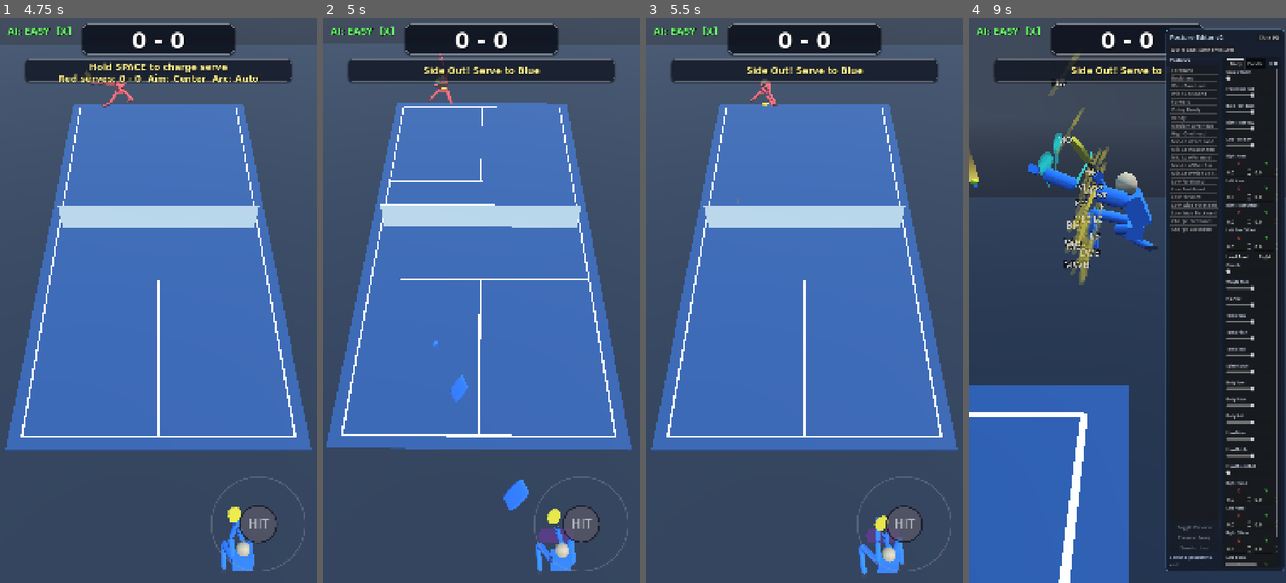
Above: before the commit, frames 1-4 (left to right).
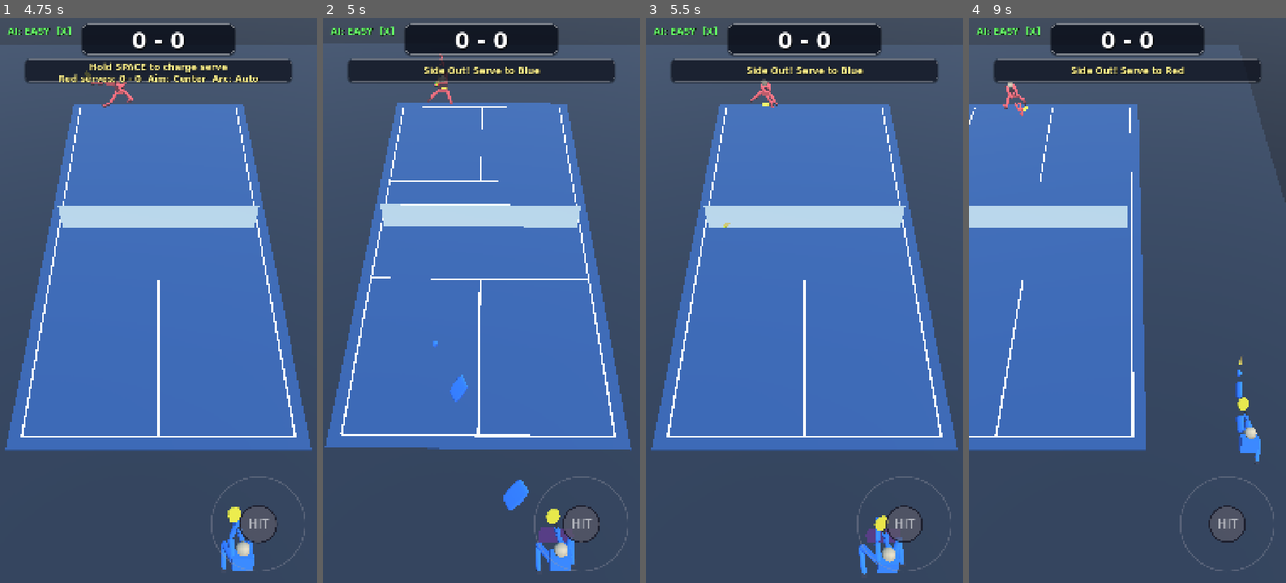
Above: after the commit, the same moments.

Repository: pyroboy/pickleball-godot
Game: Godot game, scene res://scenes/game.tscn
Two runs of this game, one before a commit and one after it. Both use one fixed random seed, a clock stepped at 60 frames per second and the inputs below.
Inputs (mouse positions are in pixels of both pictures, inside the frame that each line leads up to):
- Up to frame 1 (4.75 s): tap Enter at 0.5 s; move the mouse to (142, 413) at 0.52 s; hold W (move_up) 0.53-1.25 s; hold T 0.53-1.25 s; click (142, 413) at 0.67 s; tap Space (ui_accept) at 0.77, 1.07, 3.77, 4.07 s; drag from (253, 385) to (142, 413) at 1.27 s; move the mouse to (63, 215) at 2.02 s; hold A (move_left) 2.03-2.75 s; tap 7 at 2.1 s; drag from (174, 300) to (63, 215) at 2.77 s; move the mouse to (110, 159) at 3.52 s; hold S (move_down) 3.53-4.25 s; tap Y at 3.6 s; tap Escape at 4.15 s; click "Resume" at 4.25 s
- Up to frame 2 (5 s): no input
- Up to frame 3 (5.5 s): drag from (874, 272) to (756, 159) at 5.02 s
- Up to frame 4 (9 s): move the mouse to (1064, 328) at 5.77 s; hold W (move_up) 5.78-6.5 s; tap I at 5.85 s; click (1064, 328) at 5.92 s; drag from (1159, 176) to (1064, 328) at 6.52 s; move the mouse to (1111, 413) at 7.27 s; hold D (move_right) 7.28-8 s; hold O 7.28-8 s; tap Space (ui_accept) at 7.52, 7.82 s; drag from (1222, 385) to (1111, 413) at 8.02 s; move the mouse to (1032, 215) at 8.77 s; hold S (move_down) from 8.78 s (still down); hold E from 8.78 s (still down)

Frame 1 is identical in both runs. In frame 2, 0.8% of the frame differs, in the area x 0-98%, y 6-98%; in frame 3, less than 0.1%; in frame 4, 76%, in the area x 0-100%, y 1-100%.
Error after the commit: Parse Error: Static function "remove_resource()" not found in base "GDScriptNativeClass". (res://scripts/posture_editor_v2.gd:568)

Commit message:
fix: bypass Godot resource cache on load, auto-reload after save
- posture_library.gd: use ResourceLoader.load with CACHE_MODE_REPLACE in
  _load_from_disk() to force fresh reads from disk, bypassing shared
  editor/game cache that was returning stale data after save.
- posture_library.gd: add load diagnostics (count from disk vs defaults).
- posture_editor_v2.gd: after successful save, clear cache via
  ResourceLoader.remove_resource() and auto-reload library so changes
  are visible immediately without restarting.
- posture_editor_v2.gd: same cache clear + reload for fallback path.

Diff:
--- a/scripts/player_ai_brain.gd
+++ b/scripts/player_ai_brain.gd
@@ -755,6 +755,13 @@
 	var paddle_pos: Vector3 = _player.global_position + _player._get_posture_offset_for(_player.ai_desired_posture)
 	var speed_factor: float = _game_node.compute_sweet_spot_speed(body.global_position, paddle_pos, shot_velocity)
 	shot_velocity = shot_velocity * speed_factor
+	# Compensate for drag losses the solver doesn't fully recover in 6 iterations
+	var ai_power_boost: float = 1.0
+	match ai_difficulty:
+		0: ai_power_boost = 1.12
+		1: ai_power_boost = 1.08
+		2: ai_power_boost = 1.04
+	shot_velocity *= ai_power_boost
 	body.linear_velocity = shot_velocity
 	# Step 2 spin coupling — AI inherits the same shot_type → ω model as human.
 	var _ai_shot_spin: Vector3 = _game_node.compute_shot_spin("", shot_velocity, charge, 1, _player.paddle_posture)
--- a/scripts/posture_editor_v2.gd
+++ b/scripts/posture_editor_v2.gd
@@ -563,6 +563,22 @@
 		_current_def.resource_path = path
 		_status_label.text = "Saved: %s" % filename
 		print("[EDITOR V2 SAVE] SUCCESS: ", path)
+		# Clear Godot's resource cache so the next load reads from disk, not stale memory
+		if ResourceLoader.has_cached(path):
+			ResourceLoader.remove_resource(path)
+			print("[EDITOR V2 SAVE] cleared cache for ", path)
+		# Auto-reload library so editor sees saved values immediately without restart
+		print("[EDITOR V2 SAVE] reloading library from disk...")
+		_library.load_or_default()
+		# Re-select current posture so UI reflects freshly loaded definition
+		var reselected_def = _library.get_def(_current_def.posture_id) if not _is_base_pose_mode else _base_pose_library.get_def(_current_def.base_pose_id)
+		if reselected_def != null:
+			_current_def = reselected_def
+			_body_tab.set_definition(_current_def)
+			_paddle_tab.set_definition(_current_def)
+			_charge_tab.set_definition(_current_def)
+			_ft_tab.set_definition(_current_def)
+			print("[EDITOR V2 SAVE] re-selected definition after reload")
 		return
 
 	# Attempt 2: fallback to user:// so the user at least has the file
@@ -578,6 +594,9 @@
 		_status_label.text = "Saved to fallback: %s" % fallback_path
 		print("[EDITOR V2 SAVE] FALLBACK SUCCESS: ", fallback_path)
 		push_warning("PostureEditorV2: saved to fallback %s because res:// failed (error %d)" % [fallback_path, err])
+		if ResourceLoader.has_cached(fallback_path):
+			ResourceLoader.remove_resource(fallback_path)
+		_library.load_or_default()
 	else:
 		_status_label.text = "Save failed: error %d — %s" % [err, error_string(err)]
 		push_warning("PostureEditorV2: failed to save %s (error %d) and fallback %s (error %d)" % [path, err, fallback_path, err2])
--- a/scripts/posture_library.gd
+++ b/scripts/posture_library.gd
@@ -40,10 +40,12 @@
 	definitions.clear()
 	_by_id.clear()
 	_build_defaults()  # Always start with full defaults
+	var disk_count := 0
 	if DirAccess.dir_exists_absolute(ProjectSettings.globalize_path(DATA_DIR)):
-		_load_from_disk()  # Overlay saved files on top
+		disk_count = _load_from_disk()  # Overlay saved files on top
 	for d in definitions:
 		_by_id[d.posture_id] = d
+	print("[POSTURE_LIBRARY] loaded %d from disk, %d from defaults" % [disk_count, definitions.size() - disk_count])
 
 
 func get_def(posture_id: int):
@@ -58,27 +60,39 @@
 	return definitions
 
 
-func _load_from_disk() -> void:
+func _load_from_disk() -> int:
+	var loaded_count := 0
 	var dir := DirAccess.open(DATA_DIR)
 	if dir == null:
-		return
+		print("[POSTURE_LIBRARY] _load_from_disk: DirAccess.open failed for ", DATA_DIR)
+		return loaded_count
 	dir.list_dir_begin()
 	var f: String = dir.get_next()
 	while f != "":
 		if not dir.current_is_dir() and f.ends_with(".tres"):
-			var res: Resource = load(DATA_DIR + f)
+			var full_path := DATA_DIR + f
+			# Force reload from disk to bypass Godot's shared editor/game cache
+			var res: Resource = ResourceLoader.load(full_path, "", ResourceLoader.CACHE_MODE_REPLACE)
 			if res != null:
+				var pid: int = -1
+				if res.has_method("get"):
+					pid = res.get("posture_id")
+				print("[POSTURE_LIBRARY] loaded from disk: ", full_path, " posture_id=", pid)
 				# Replace existing default if present, otherwise append
 				var replaced := false
 				for i in range(definitions.size()):
-					if definitions[i].posture_id == res.posture_id:
+					if definitions[i].posture_id == pid:
 						definitions[i] = res
 						replaced = true
 						break
 				if not replaced:
 					definitions.append(res)
+				loaded_count += 1
+			else:
+				push_warning("PostureLibrary: failed to load " + full_path)
 		f = dir.get_next()
 	dir.list_dir_end()
+	return loaded_count
 
 
 ## Source-of-truth extraction of every hardcoded posture value.
--- a/scripts/shot_physics.gd
+++ b/scripts/shot_physics.gd
@@ -38,15 +38,15 @@
 		var d_max_far: float = 6.0
 		match ai_difficulty:
 			0:  # EASY
-				ai_speed_scale = 0.80
-				d_min_near = 1.5; d_max_near = 3.0
-				d_min_far = 2.5; d_max_far = 4.5
+				ai_speed_scale = 0.95
+				d_min_near = 2.5; d_max_near = 4.0
+				d_min_far = 3.5; d_max_far = 5.5
 			1:  # MEDIUM
-				ai_speed_scale = 0.85
-				d_min_near = 2.5; d_max_near = 3.8
-				d_min_far = 3.5; d_max_far = 5.0
+				ai_speed_scale = 0.98
+				d_min_near = 3.0; d_max_near = 4.5
+				d_min_far = 4.5; d_max_far = 6.0
 			_:  # HARD
-				ai_speed_scale = 1.0
+				ai_speed_scale = 1.05
 		target_speed *= ai_speed_scale
 		var d_min: float = lerp(d_min_near, d_min_far, speed_curve)
 		var d_max: float = lerp(d_max_near, d_max_far, speed_curve)
@@ -101,7 +101,7 @@
 	var dz: float = target_z - ball_pos.z
 	var dx: float = target_x - ball_pos.x
 	var hdist: float = sqrt(dz * dz + dx * dx)
-	var ftime: float = clamp(hdist / target_speed * 1.05, 0.3, 1.8)
+	var ftime: float = clamp(hdist / target_speed * 1.12, 0.3, 1.8)
 	var vx: float = dx / ftime
 	var vz: float = dz / ftime
 	var vy: float = (0.08 - ball_pos.y + 0.5 * grav * ftime * ftime) / ftime + vy_boost
--- a/scripts/ui/pause_controller.gd
+++ b/scripts/ui/pause_controller.gd
@@ -5,6 +5,7 @@
 ## cleanly when the menu closes.
 ##
 ## Also throttles FPS + auto-pauses when the game window loses focus to save CPU.
+## Shows the same pause menu overlay on focus loss as when Escape is pressed.
 
 const PauseMenuScript = preload("res://scripts/ui/pause_menu.gd")
 
@@ -25,17 +26,39 @@
 	if tree != null:
 		tree.paused = _manual_paused or _focus_paused
 
+func _show_pause_menu() -> void:
+	if _menu != null and is_instance_valid(_menu):
+		return
+	var tree: SceneTree = get_tree()
+	if tree == null or tree.current_scene == null:
+		return
+	_menu = PauseMenuScript.new()
+	_menu.set_meta("controller", self)
+	tree.current_scene.add_child(_menu)
+	if TimeScale != null and TimeScale.has_method("force_normal"):
+		TimeScale.force_normal()
+
+func _hide_pause_menu() -> void:
+	if _menu != null and is_instance_valid(_menu):
+		_menu.queue_free()
+	_menu = null
+	if TimeScale != null and TimeScale.has_method("release_forced_normal"):
+		TimeScale.release_forced_normal()
+
 func _on_window_focus_exited() -> void:
 	_previous_max_fps = Engine.max_fps
 	Engine.max_fps = 5
 	_focus_paused = true
 	_set_pause_state()
+	_show_pause_menu()
 	print("[PauseController] window focus lost — throttling to 5 FPS")
 
 func _on_window_focus_entered() -> void:
 	Engine.max_fps = _previous_max_fps
 	_focus_paused = false
 	_set_pause_state()
+	if not _manual_paused:
+		_hide_pause_menu()
 	print("[PauseController] window focus regained — restoring FPS")
 
 func _unhandled_input(event: InputEvent) -> void:
@@ -51,29 +74,15 @@
 		open()
 
 func open() -> void:
-	if _menu != null and is_instance_valid(_menu):
-		return
-	var tree: SceneTree = get_tree()
-	if tree == null or tree.current_scene == null:
-		return
-
-	_menu = PauseMenuScript.new()
-	_menu.set_meta("controller", self)
-	tree.current_scene.add_child(_menu)
-
-	if TimeScale != null and TimeScale.has_method("force_normal"):
-		TimeScale.force_normal()
 	_manual_paused = true
 	_set_pause_state()
+	_show_pause_menu()
 	print("[PauseController] opened")
 
 func close() -> void:
-	if _menu != null and is_instance_valid(_menu):
-		_menu.queue_free()
-	_menu = null
-
 	_manual_paused = false
 	_set_pause_state()
-	if TimeScale != null and TimeScale.has_method("release_forced_normal"):
-		TimeScale.release_forced_normal()
+	_hide_pause_menu()
+	if _focus_paused:
+		_show_pause_menu()
 	print("[PauseController] closed")
